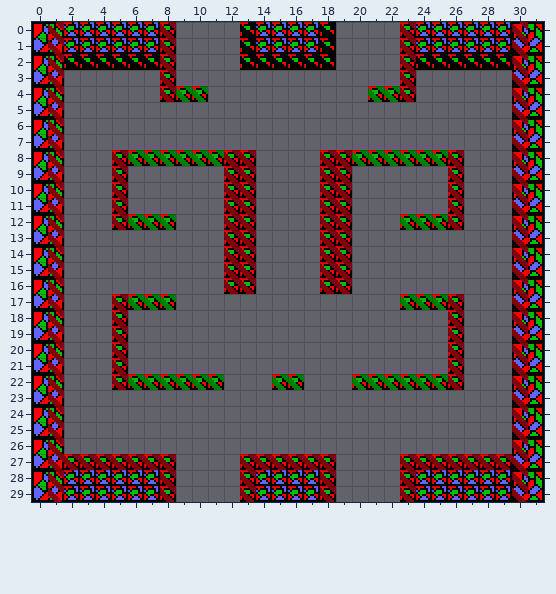
One commit to this Tiled map: BubbleBobble/TiledData/Levels/Lvl4.tmx. Above is the file before it was changed.
Cells are 8x8 px. Shown: x 0..31, y 0..29.
The result:
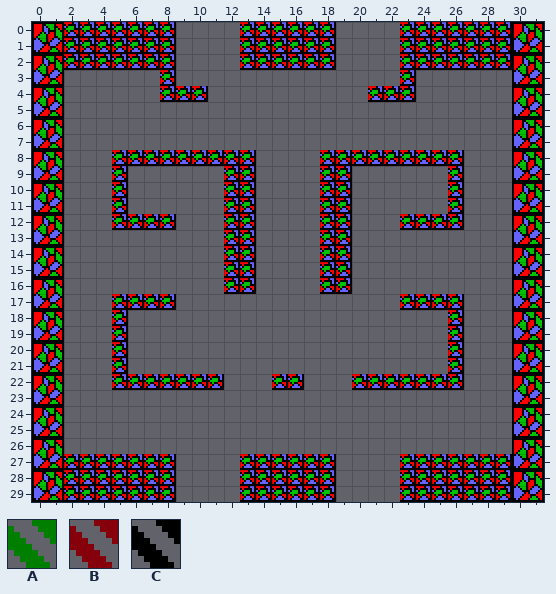
Key: from "Collisions": A 0, B 1, C 2.
_ is an empty cell.
Tiles replaced or removed in this view: A, B, C.
Diff:
Changed rows in their new state; . is an unchanged cell.
Layer "CollisionLayer" (now hidden):
first column x 1:
 0 _......_...._...._...._......_
 1 _......_...._...._...._......_
 2 ________....______....________
 3 _......_.............._......_
 4 _......___..........___......_
 5 _............................_
 6 _............................_
 7 _............................_
 8 _..._________...._________..._
 9 _..._......__....__......_..._
10 _..._......__....__......_..._
11 _..._......__....__......_..._
12 _...____...__....__...____..._
13 _..........__....__.........._
14 _..........__....__.........._
15 _..........__....__.........._
16 _..........__....__.........._
17 _...____..............____..._
18 _..._...................._..._
19 _..._...................._..._
20 _..._...................._..._
21 _..._...................._..._
22 _..._______...__..._______..._
23 _............................_
24 _............................_
25 _............................_
26 _............................_
27 ________....______....________
28 _......_...._...._...._......_
29 _......_...._...._...._......_
Changed places in both pictures, as pixel boxes (x1, y1, x2, y2):
removed: (48, 22, 528, 502)
